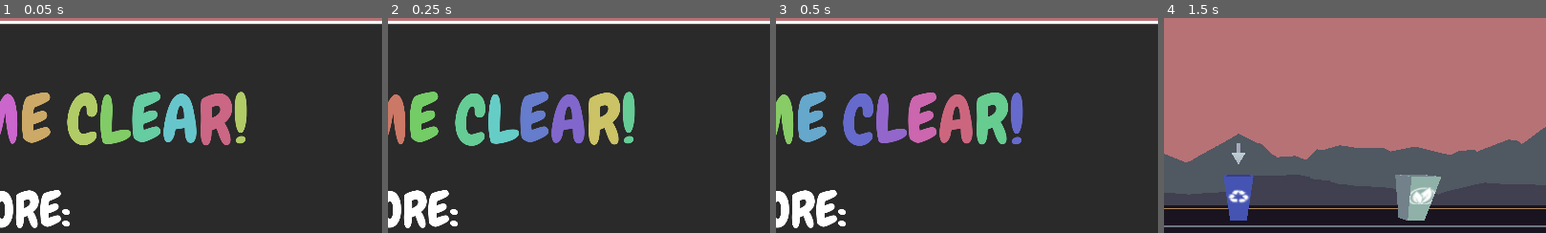
Above: before the commit, frames 1-4 (left to right).
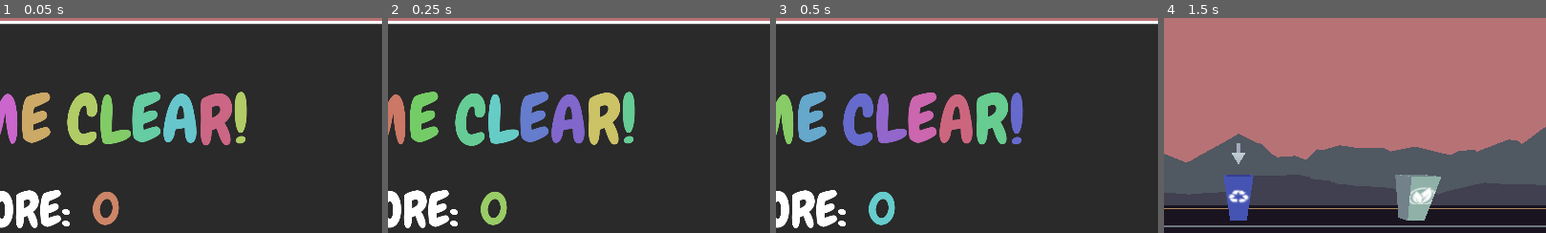
Above: after the commit, the same moments.

Repository: Manas701/SVCGameJam
Game: Godot game, scene res://scenes/endGame.tscn
The game is run twice, just before and just after one commit, with the same random seed, the same clock (stepped at 60 frames per second) and the same inputs. This scene is started directly instead of the project's main scene. Sound files missing from this copy of the repository are replaced by a short silence.
Inputs:
- Up to frame 1 (0.05 s): no input
- Up to frame 2 (0.25 s): no input
- Up to frame 3 (0.5 s): no input
- Up to frame 4 (1.5 s): click "Play Again" at 0.5 s; tap Enter at 1.25 s; hold Right (select_right) from 1.28 s (still down); hold Space (startGame) from 1.28 s (still down)
The pictures show only the part of the screen within x 40-90%, y 3-53%; the shares and areas given below are measured in that part.

The runs differ from the first frame. In frame 1, 0.6% of the frame differs, in the area x 24-32%, y 80-97%; in frame 2, 0.6%; in frame 3, 0.6%; in frame 4, nothing differs.

Commit message:
added final score to end screen

Diff:
--- /dev/null
+++ b/scenes/RichTextLabel.gd
@@ -0,0 +1,11 @@
+extends RichTextLabel
+
+
+# Called when the node enters the scene tree for the first time.
+func _ready():
+	pass # Replace with function body.
+
+
+# Called every frame. 'delta' is the elapsed time since the previous frame.
+func _process(delta):
+	pass
--- a/scenes/endGameUI.tscn
+++ b/scenes/endGameUI.tscn
@@ -1,7 +1,9 @@
-[gd_scene load_steps=5 format=3 uid="uid://csmhoeo7vg0tr"]
+[gd_scene load_steps=7 format=3 uid="uid://c62qejis385xw"]
 
 [ext_resource type="Texture2D" uid="uid://br3nct5rewwt0" path="res://assets/2DAssets/endgame.png" id="1_rc44r"]
 [ext_resource type="FontFile" uid="uid://brlxgerq8nwag" path="res://assets/fonts/Chewy-Regular.ttf" id="2_jgoi1"]
+[ext_resource type="Script" path="res://scenes/finalscore.gd" id="3_53p70"]
+[ext_resource type="Script" path="res://scenes/RichTextLabel.gd" id="3_rweud"]
 [ext_resource type="Script" path="res://assets/scripts/startButton.gd" id="3_xaf4k"]
 [ext_resource type="Script" path="res://assets/scripts/quitButton.gd" id="4_2k260"]
 
@@ -27,6 +29,17 @@
 theme_override_font_sizes/normal_font_size = 220
 bbcode_enabled = true
 text = "[wave] [rainbow freq=1 sat=0.5]GAME CLEAR!"
+script = ExtResource("3_rweud")
+
+[node name="RichTextLabel2" type="RichTextLabel" parent="Endgame"]
+offset_left = 56.6161
+offset_top = -69.2975
+offset_right = 608.616
+offset_bottom = 134.702
+theme_override_fonts/normal_font = ExtResource("2_jgoi1")
+theme_override_font_sizes/normal_font_size = 150
+bbcode_enabled = true
+script = ExtResource("3_53p70")
 
 [node name="play again button" type="Button" parent="."]
 layout_mode = 0
--- /dev/null
+++ b/scenes/finalscore.gd
@@ -0,0 +1,11 @@
+extends RichTextLabel
+
+
+# Called when the node enters the scene tree for the first time.
+func _ready():
+	text = "[rainbow freq=1 sat=0.5]" + str(Scorer.score)
+
+
+# Called every frame. 'delta' is the elapsed time since the previous frame.
+func _process(delta):
+	pass
Not shown: 1 places in prefabs/world_environment.tres that only renumber resources
Not shown: 1 places in scenes/conductor.tscn that only renumber resources
Not shown: 1 places in scenes/main menu.tscn that only renumber resources
